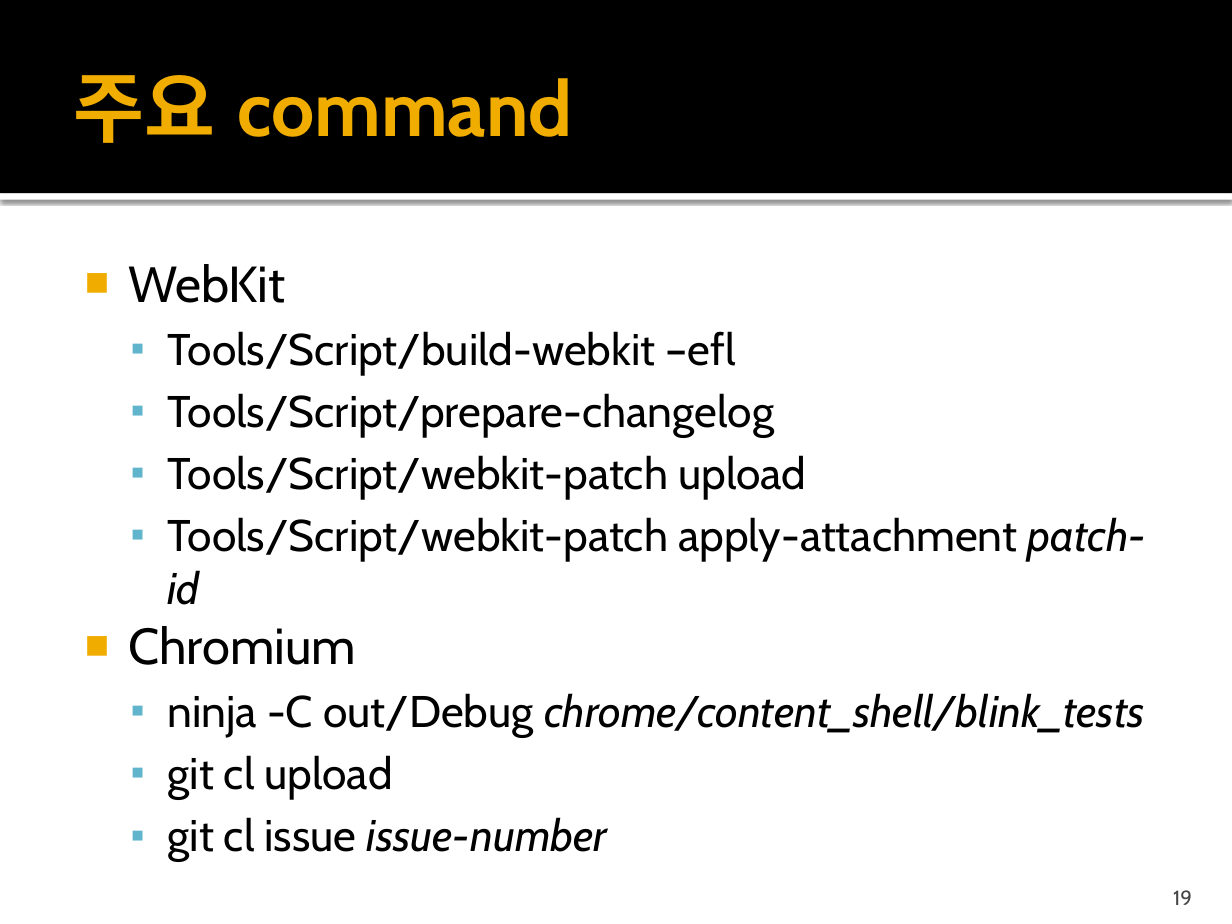
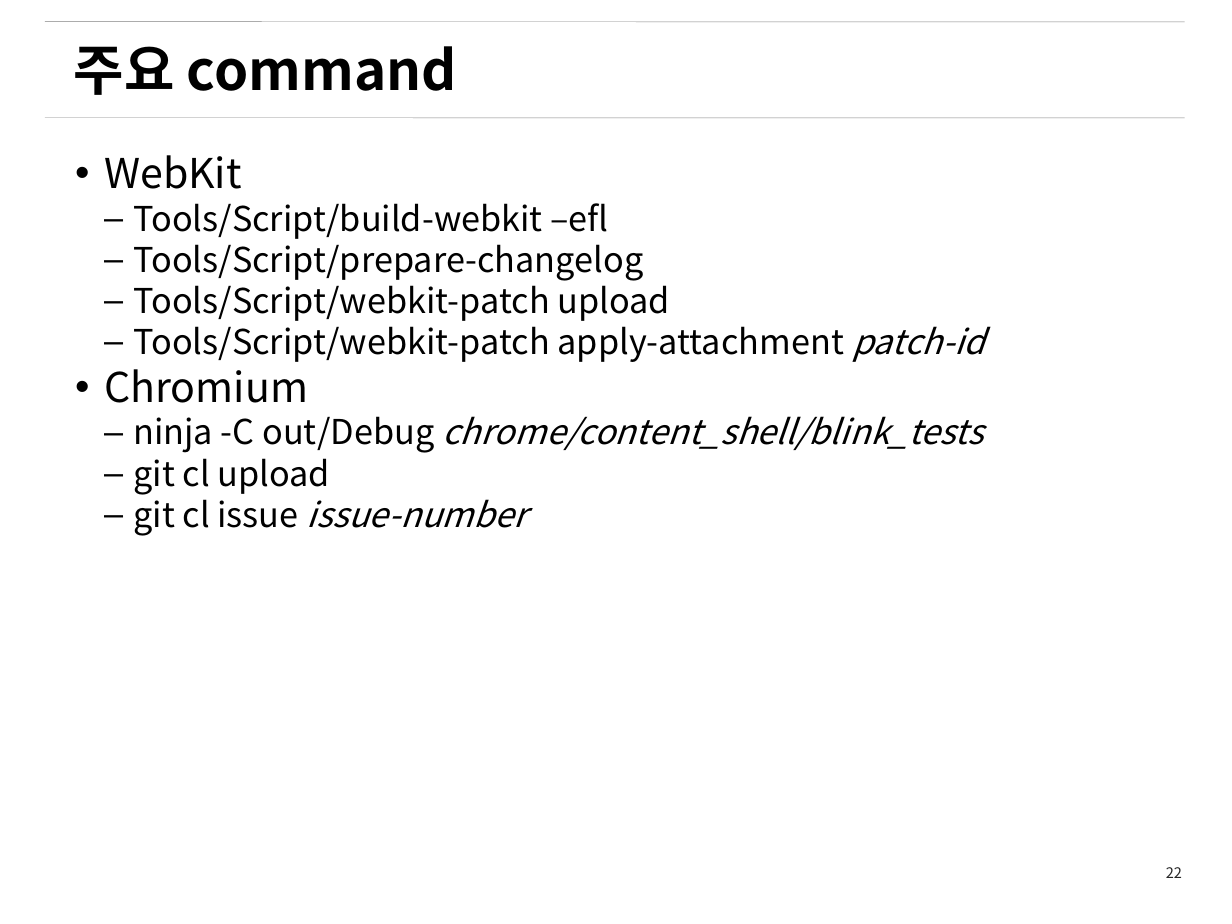
Before and after one commit to Gyuyoung/document, a slide deck: slide 22 of WebKitChromiumContributionProcess.pptx (slide 19 before the commit). Drawn at 1232x924 pixels with LibreOffice and Linux fonts; fonts in the diff are those of the drawing; background and template pictures are left out. Boxes give left, top, right and bottom in pixels: in the first picture for what was removed or moved away, otherwise in the second. Text is boxed around its words. In the diff, an @@ line names an element or a change of style, - is before the commit and + after.

```diff
--- a/WebKitChromiumContributionProcess.pptx
+++ b/WebKitChromiumContributionProcess.pptx
@@ rectangle removed at (x1=0, y1=0, x2=1232, y2=193) @@
@@ line added from (44, 22) to (1185, 22), #808080 0.26 pt @@
@@ text "주요 command" at (x1=74, y1=46, x2=457, y2=95): size 45 to 32 pt, font Cabin to Noto Sans CJK KR, text colour #F0AD00 to #000000 @@
@@ line added from (44, 118) to (1185, 118), #808080 0.26 pt @@
@@ text "WebKit" moved from (x1=128, y1=264, x2=1146, y2=862) to (x1=104, y1=155, x2=985, y2=536) @@
@@ text "WebKit" at (x1=104, y1=155, x2=985, y2=536): size 29.6 to 24 pt in "WebKit", "Chromium"; font Cabin to Noto Sans CJK KR, size 25.9 to 20 pt; bullet ■ to •; bullet ▪ to –; less space between paragraphs @@
@@ rectangle removed at (x1=0, y1=193, x2=1232, y2=200) @@
@@ page number added at (x1=1166, y1=867, x2=1182, y2=878), 8.5 pt, text #262626 @@
+22
@@ page number removed at (x1=1173, y1=890, x2=1192, y2=905) @@
-19
```
Also in this commit, not shown: 18 other slides changed, 6 slides added, 1 slide removed.
